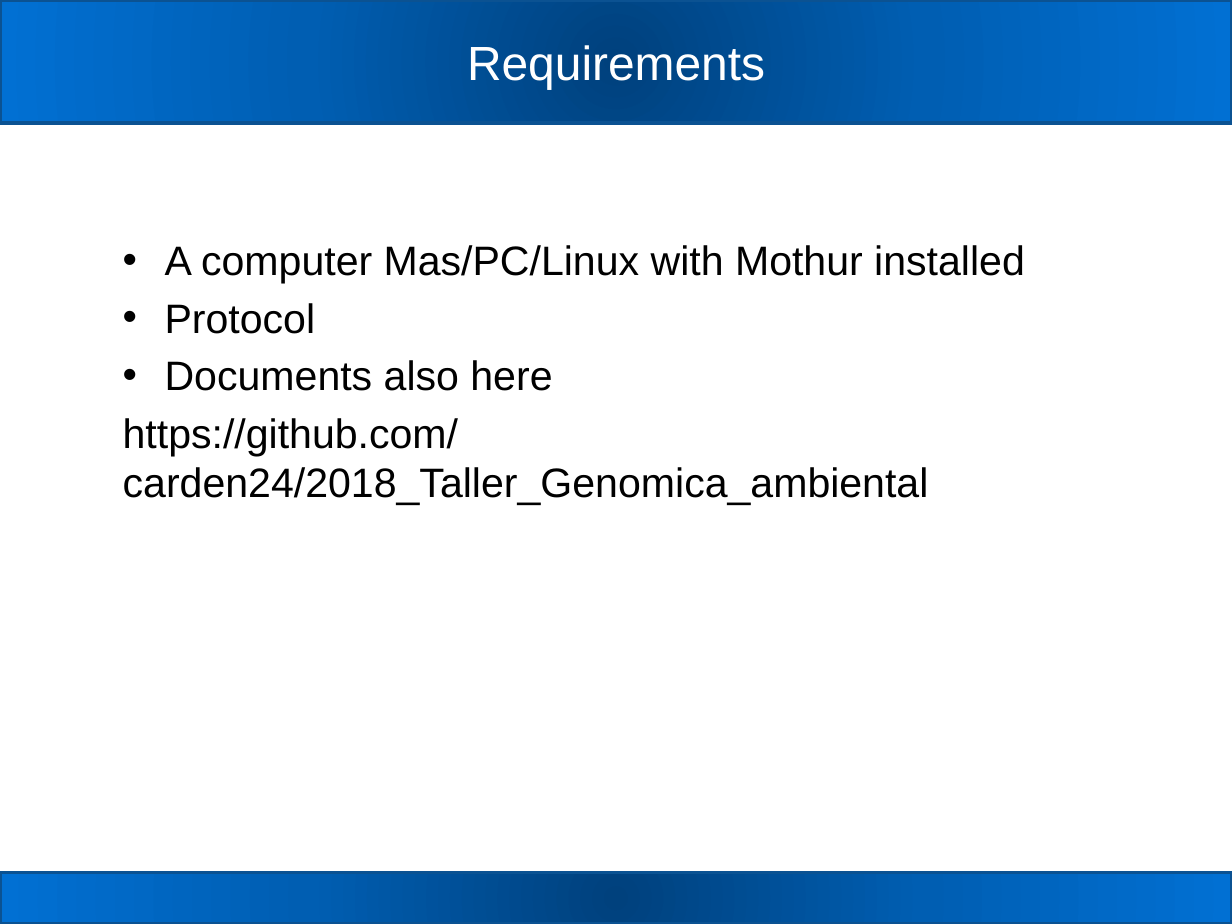
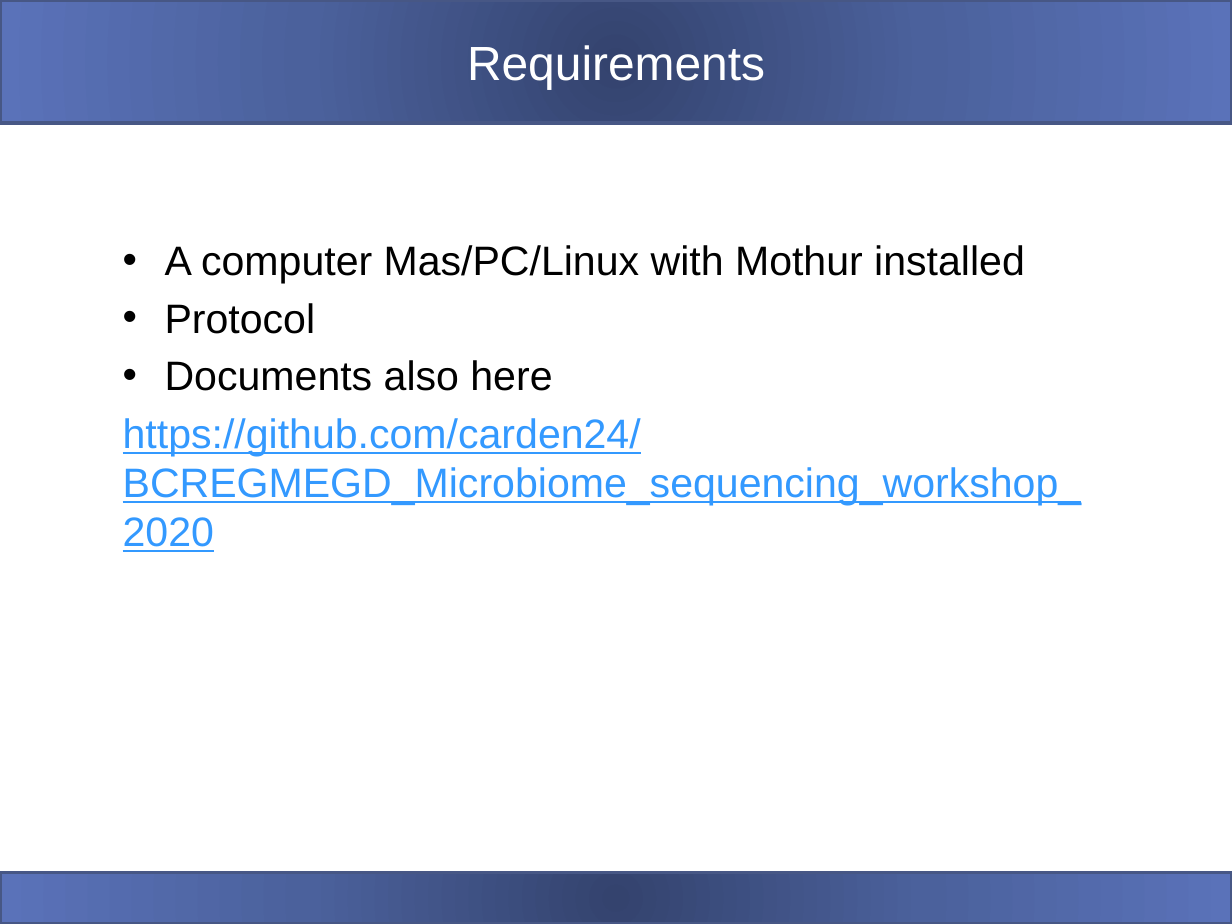
Before and after one commit to carden24/BCREGMEGD_Microbiome_sequencing_workshop_2020, a slide deck: slide 31 of Mothur_phyloseq_tutorial.pptx (slide 13 before the commit). Drawn at 1232x924 pixels with LibreOffice and Linux fonts; fonts in the diff are those of the drawing. Boxes give left, top, right and bottom in pixels: in the first picture for what was removed or moved away, otherwise in the second. Text is boxed around its words. In the diff, an @@ line names an element or a change of style, - is before the commit and + after.

Commit message:
Updated ppt

```diff
--- a/Mothur_phyloseq_tutorial.pptx
+++ b/Mothur_phyloseq_tutorial.pptx
@@ rectangle at <box>0,0,1232,123</box>: fill gradient #01427D to #015EB2 to #0170D4 to gradient #35446E to #4C619D to #5A73BA; outline #0B5292 2 pt to #475785 2 pt @@
@@ text at <box>123,418,1082,552</box>: text changed; text colour #000000 to #3399FF @@
-https://github.com/carden24/2018_Taller_Genomica_ambiental
+https://github.com/carden24/BCREGMEGD_Microbiome_sequencing_workshop_2020
@@ rectangle at <box>0,872,1232,924</box>: fill gradient #01427D to #015EB2 to #0170D4 to gradient #35446E to #4C619D to #5A73BA; outline #0B5292 2 pt to #475785 2 pt @@
```
Also in this commit, not shown: 22 other slides changed, 27 slides added, 1 slide removed.
